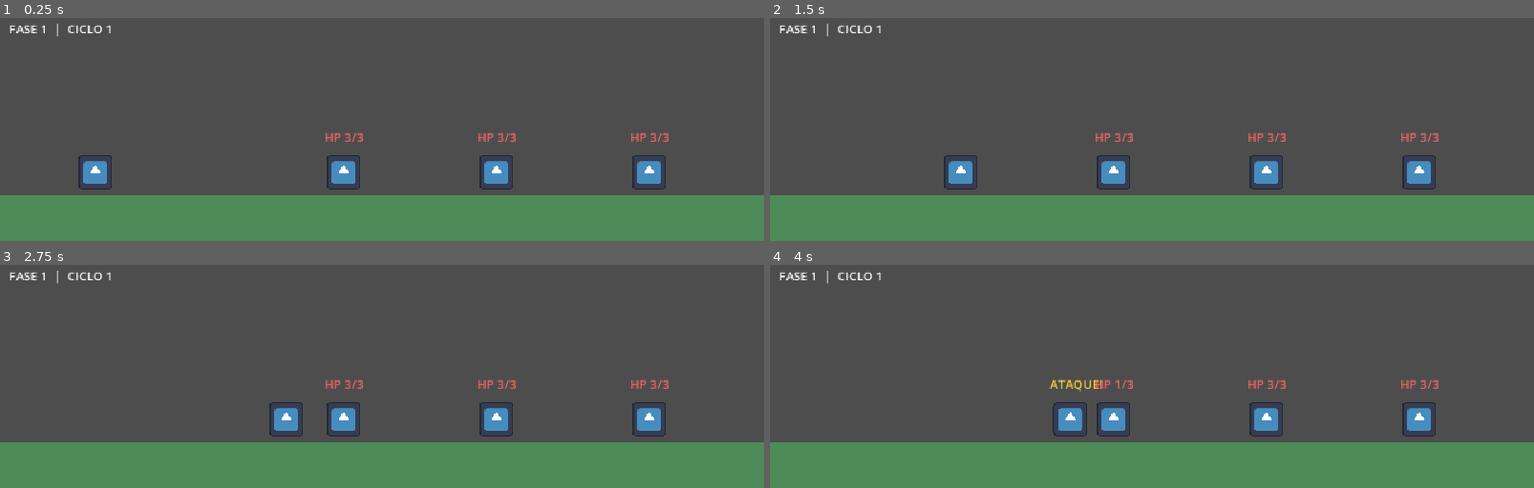
Above: before the commit, frames 1-4 (two rows, left to right).
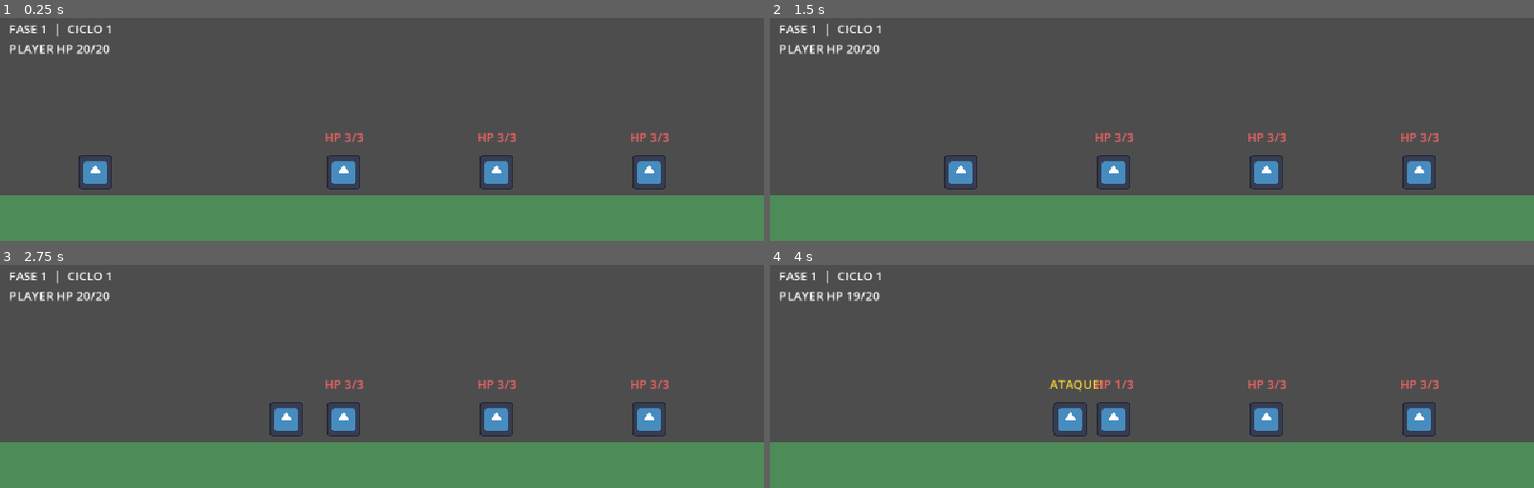
Above: after the commit, the same moments.

Repository: LucasSMFerreira/IdleAdventure
Game: Godot game, scene res://scenes/main.tscn
Two runs of this game, one before a commit and one after it. Both use one fixed random seed, a clock stepped at 60 frames per second and the inputs below. The engine's default icon, where the game draws it, is replaced by a stand-in: a white triangle on a blue panel in a dark square.
Inputs:
- Up to frame 1 (0.25 s): no input
- Up to frame 2 (1.5 s): no input
- Up to frame 3 (2.75 s): no input
- Up to frame 4 (4 s): tap Enter at 3.5 s

The runs differ from the first frame. In frame 1, 0.3% of the frame differs, in the area x 1-15%, y 11-17%; in frame 2, 0.3%; in frame 3, 0.3%; in frame 4, 0.3%.

Commit message:
Inimigos atacam e player ganha vida

Diff:
--- a/scenes/enemy.gd
+++ b/scenes/enemy.gd
@@ -1,9 +1,14 @@
+class_name Enemy
 extends CharacterBody2D
+
+signal atacou(alvo: Player)
 
 var vida_maxima = 3
 var vida_atual = vida_maxima
+var alvo: Player
 
 @onready var texto_vida: Label = $Vida
+@onready var tempo_ataque: Timer = $TempoAtaque
 
 func _ready():
 	_atualizar_vida()
@@ -14,7 +19,23 @@
 	vida_atual = maxi(vida_atual - dano, 0)
 	_atualizar_vida()
 	if vida_atual == 0:
+		tempo_ataque.stop()
 		queue_free()
+
+func _on_area_ataque_body_entered(body):
+	if body is Player and not body.derrotado:
+		alvo = body
+		_atacar()
+		tempo_ataque.start()
+
+func _on_area_ataque_body_exited(body):
+	if body == alvo:
+		tempo_ataque.stop()
+		alvo = null
+
+func _atacar():
+	if vida_atual > 0 and is_instance_valid(alvo) and not alvo.derrotado:
+		atacou.emit(alvo)
 
 func _atualizar_vida():
 	texto_vida.text = "HP %d/%d" % [vida_atual, vida_maxima]
--- a/scenes/enemy.tscn
+++ b/scenes/enemy.tscn
@@ -4,6 +4,8 @@
 [ext_resource type="Script" path="res://scenes/enemy.gd" id="2_enemy"]
 
 [sub_resource type="RectangleShape2D" id="RectangleShape2D_f1574"]
+[sub_resource type="RectangleShape2D" id="RectangleShape2D_attack"]
+size = Vector2(45, 50)
 
 [node name="Enemy" type="CharacterBody2D" unique_id=1046536965 groups=["enemy"]]
 script = ExtResource("2_enemy")
@@ -21,3 +23,15 @@
 offset_bottom = -35.0
 theme_override_colors/font_color = Color(1, 0.4, 0.4, 1)
 text = "HP 3/3"
+[node name="AreaAtaque" type="Area2D" parent="."]
+
+[node name="CollisionShape2D" type="CollisionShape2D" parent="AreaAtaque"]
+position = Vector2(-30, 0)
+shape = SubResource("RectangleShape2D_attack")
+
+[node name="TempoAtaque" type="Timer" parent="."]
+wait_time = 1.5
+
+[connection signal="body_entered" from="AreaAtaque" to="." method="_on_area_ataque_body_entered"]
+[connection signal="body_exited" from="AreaAtaque" to="." method="_on_area_ataque_body_exited"]
+[connection signal="timeout" from="TempoAtaque" to="." method="_atacar"]
--- a/scenes/main.gd
+++ b/scenes/main.gd
@@ -2,13 +2,16 @@
 
 @export var cena_inimigo: PackedScene
 
-@onready var player: CharacterBody2D = $Player
+@onready var player: Player = $Player
 @onready var ground: ColorRect = $Ground
 @onready var texto_fase: Label = $Interface/Fase
+@onready var texto_player: Label = $Interface/VidaPlayer
+@onready var reinicio: Timer = $Reinicio
 
 var fase_atual = 0
 var ciclo = 1
 var trocando_fase = false
+var em_derrota = false
 
 const ONDAS = [
 	[450, 650, 850],
@@ -17,9 +20,12 @@
 ]
 
 func _ready():
+	_on_player_vida_mudou(player.vida_atual, player.vida_maxima)
 	_criar_onda()
 
 func _physics_process(_delta):
+	if em_derrota:
+		return
 	if player.position.x >= 900.0 and get_tree().get_nodes_in_group("enemy").is_empty() and not trocando_fase:
 		trocando_fase = true
 		_proxima_fase.call_deferred()
@@ -29,6 +35,7 @@
 	if fase_atual == 0:
 		ciclo += 1
 	player.position = Vector2(100, 210)
+	player.curar(4)
 	_criar_onda()
 	trocando_fase = false
 
@@ -36,10 +43,26 @@
 	texto_fase.text = "FASE %d  |  CICLO %d" % [fase_atual + 1, ciclo]
 	ground.color = [Color(0.3, 0.55, 0.35), Color(0.65, 0.5, 0.3), Color(0.45, 0.35, 0.65)][fase_atual]
 	for x in ONDAS[fase_atual]:
-		var inimigo = cena_inimigo.instantiate()
+		var inimigo: Enemy = cena_inimigo.instantiate()
 		add_child(inimigo)
 		inimigo.position = Vector2(x, 210)
+		inimigo.atacou.connect(_on_inimigo_atacou)
 
-func _on_player_atacou(alvo: Node):
-	if is_instance_valid(alvo) and alvo.has_method("receber_dano"):
-		alvo.call("receber_dano", 1)
+func _on_player_atacou(alvo: Enemy):
+	if is_instance_valid(alvo):
+		alvo.receber_dano(1)
+
+func _on_inimigo_atacou(alvo: Player):
+	if alvo == player and not em_derrota:
+		player.receber_dano(1)
+
+func _on_player_vida_mudou(atual: int, maxima: int):
+	texto_player.text = "PLAYER HP %d/%d" % [atual, maxima]
+
+func _on_player_morreu():
+	em_derrota = true
+	texto_fase.text = "DERROTA  |  REINICIANDO..."
+	reinicio.start()
+
+func _on_reinicio_timeout():
+	get_tree().reload_current_scene()
--- a/scenes/main.tscn
+++ b/scenes/main.tscn
@@ -26,4 +26,18 @@
 offset_bottom = 34.0
 text = "FASE 1  |  CICLO 1"
 
+[node name="VidaPlayer" type="Label" parent="Interface"]
+offset_left = 12.0
+offset_top = 36.0
+offset_right = 220.0
+offset_bottom = 60.0
+text = "PLAYER HP 20/20"
+
+[node name="Reinicio" type="Timer" parent="."]
+wait_time = 2.0
+one_shot = true
+
 [connection signal="atacou" from="Player" to="." method="_on_player_atacou"]
+[connection signal="vida_mudou" from="Player" to="." method="_on_player_vida_mudou"]
+[connection signal="morreu" from="Player" to="." method="_on_player_morreu"]
+[connection signal="timeout" from="Reinicio" to="." method="_on_reinicio_timeout"]
--- a/scenes/player.gd
+++ b/scenes/player.gd
@@ -1,21 +1,27 @@
+class_name Player
 extends CharacterBody2D
 
-signal atacou(alvo)
+signal atacou(alvo: Enemy)
+signal vida_mudou(atual: int, maxima: int)
+signal morreu
 
 var velocidade = 100.0
+var vida_maxima = 20
+var vida_atual = vida_maxima
+var derrotado = false
 var inimigo_perto = false
-var alvo: CharacterBody2D
+var alvo: Enemy
 
 @onready var aviso_ataque: Label = $AvisoAtaque
 @onready var tempo_ataque: Timer = $TempoAtaque
 @onready var tempo_aviso: Timer = $TempoAviso
 
 func _physics_process(_delta):
-	velocity.x = 0.0 if inimigo_perto else velocidade
+	velocity.x = 0.0 if inimigo_perto or derrotado else velocidade
 	move_and_slide()
 
 func _on_detection_body_entered(body):
-	if body is CharacterBody2D and body.is_in_group("enemy") and not inimigo_perto:
+	if body is Enemy and not inimigo_perto and not derrotado:
 		alvo = body
 		alvo.tree_exiting.connect(_on_alvo_saiu)
 		inimigo_perto = true
@@ -23,11 +29,29 @@
 		tempo_ataque.start()
 
 func _atacar():
-	if not is_instance_valid(alvo):
+	if derrotado or not is_instance_valid(alvo):
 		return
 	atacou.emit(alvo)
 	aviso_ataque.show()
 	tempo_aviso.start()
+
+func receber_dano(dano: int):
+	if derrotado:
+		return
+	vida_atual = maxi(vida_atual - dano, 0)
+	vida_mudou.emit(vida_atual, vida_maxima)
+	if vida_atual == 0:
+		derrotado = true
+		tempo_ataque.stop()
+		tempo_aviso.stop()
+		aviso_ataque.hide()
+		morreu.emit()
+
+func curar(valor: int):
+	if derrotado:
+		return
+	vida_atual = mini(vida_atual + valor, vida_maxima)
+	vida_mudou.emit(vida_atual, vida_maxima)
 
 func _on_tempo_aviso_timeout():
 	aviso_ataque.hide()
--- a/scenes/player.tscn
+++ b/scenes/player.tscn
@@ -7,7 +7,7 @@
 [sub_resource type="RectangleShape2D" id="RectangleShape2D_detection"]
 size = Vector2(35, 50)
 
-[node name="Player" type="CharacterBody2D" unique_id=653104005]
+[node name="Player" type="CharacterBody2D" unique_id=653104005 groups=["player"]]
 script = ExtResource("2_player")
 
 [node name="Visual" type="Sprite2D" parent="." unique_id=376890448]
